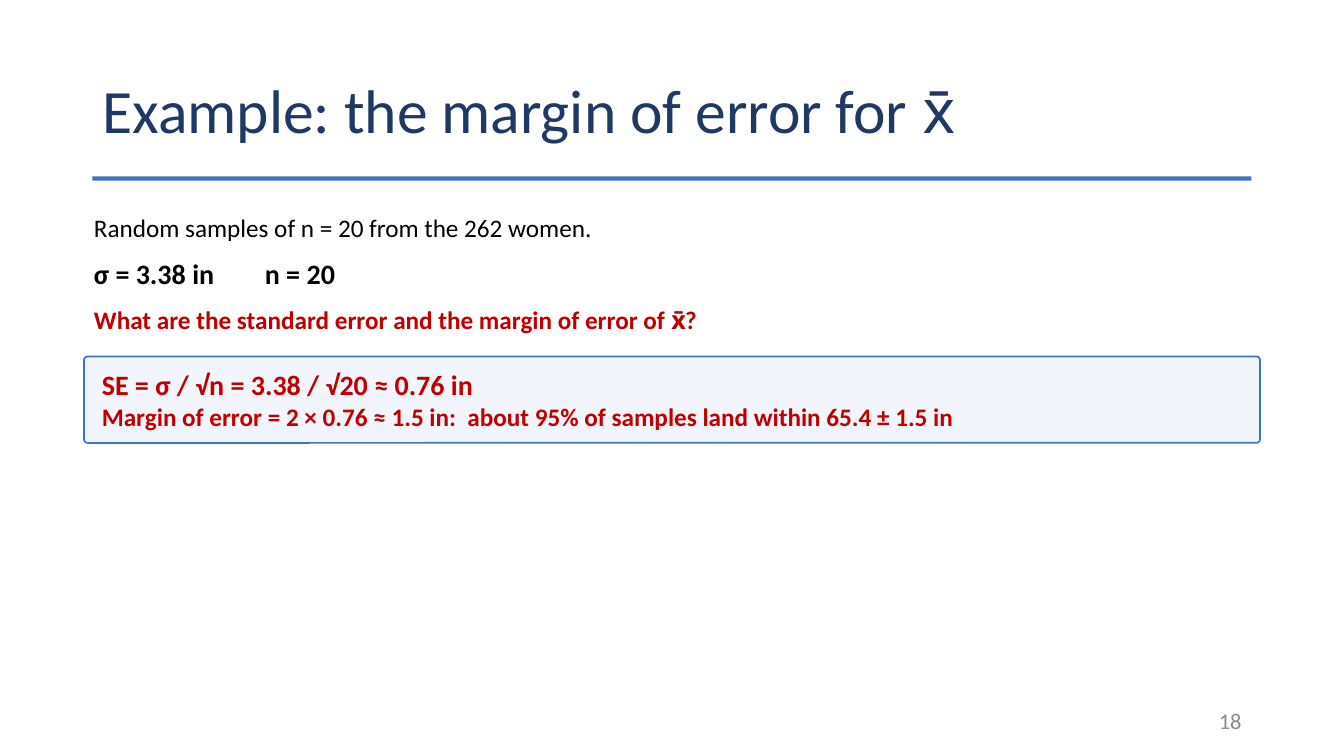
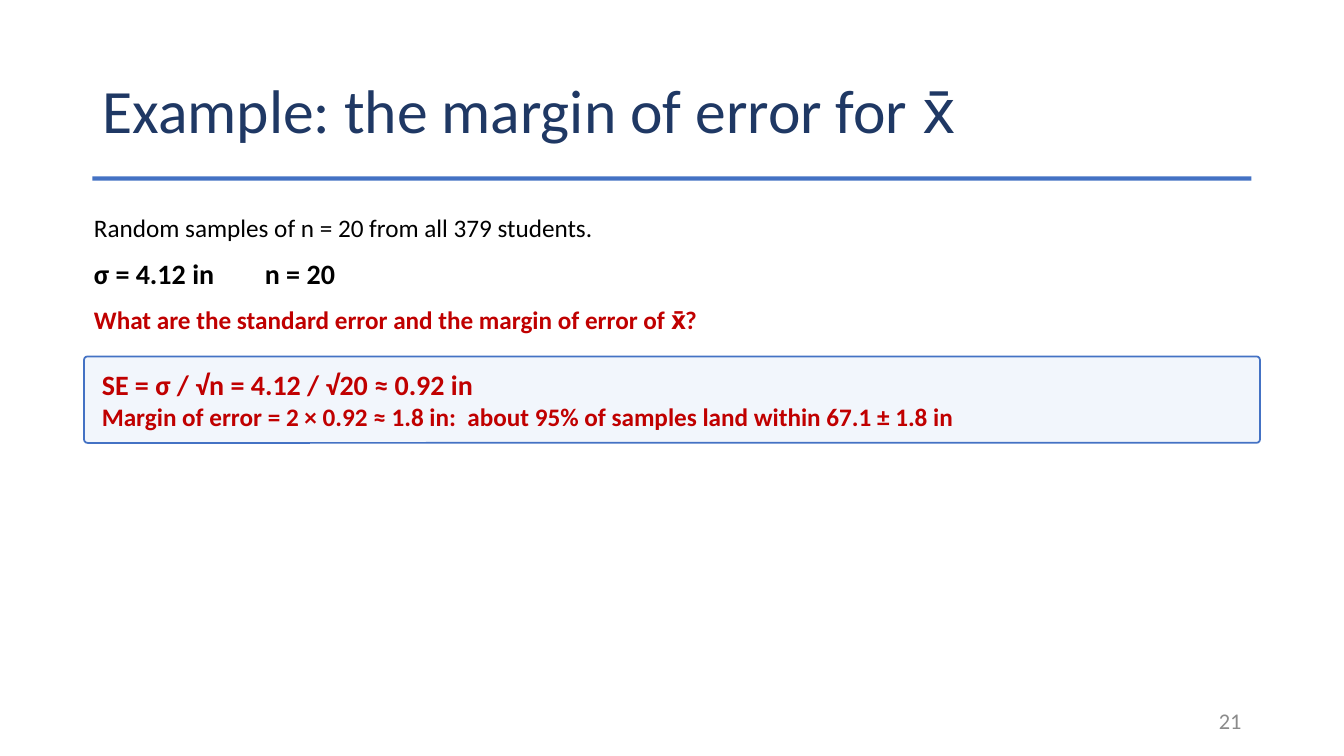
Before and after one commit to Jarred6068/Kvamme_UI_STAT251, a slide deck: slide 21 of docs/lecture_slides/Week 6/Week6_Lecture13_Slides_9_30_2026.pptx (slide 18 before the commit). Drawn at 1344x756 pixels with LibreOffice and Linux fonts; fonts in the diff are those of the drawing. Boxes give left, top, right and bottom in pixels: in the first picture for what was removed or moved away, otherwise in the second. Text is boxed around its words. In the diff, an @@ line names an element or a change of style, - is before the commit and + after.

```diff
--- a/docs/lecture_slides/Week 6/Week6_Lecture13_Slides_9_30_2026.pptx
+++ b/docs/lecture_slides/Week 6/Week6_Lecture13_Slides_9_30_2026.pptx
@@ text at [94, 219, 593, 241]: text changed @@
-Random samples of n = 20 from the 262 women.
+Random samples of n = 20 from all 379 students.
@@ text at [94, 264, 335, 285]: text changed @@
-σ = 3.38 in n = 20
+σ = 4.12 in n = 20
@@ text in rounded rectangle at [102, 372, 953, 431]: text changed @@
-SE = σ / √n = 3.38 / √20 ≈ 0.76 in
-Margin of error = 2 × 0.76 ≈ 1.5 in: about 95% of samples land within 65.4 ± 1.5 in
+SE = σ / √n = 4.12 / √20 ≈ 0.92 in
+Margin of error = 2 × 0.92 ≈ 1.8 in: about 95% of samples land within 67.1 ± 1.8 in
@@ page number at [1219, 714, 1242, 729]: text changed @@
-18
+21
```
Also in this commit, not shown: 9 other slides changed, 8 slides added, 42 other files.
